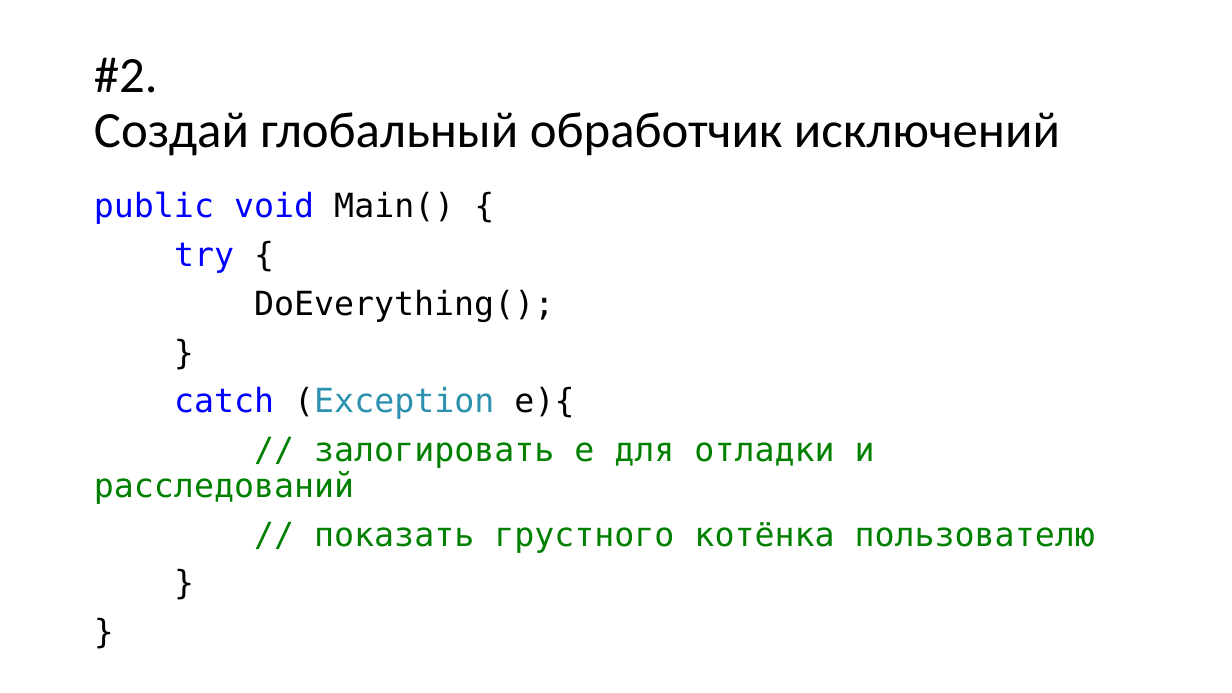
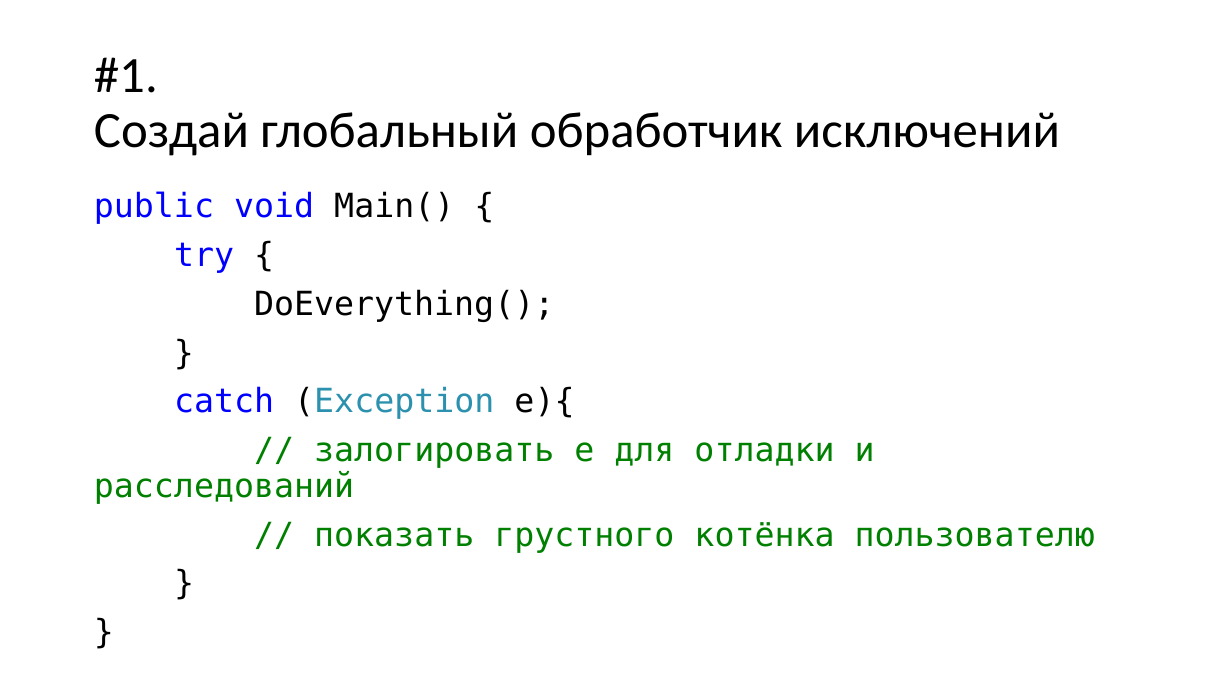
Before and after one commit to kontur-courses/exceptions, a slide deck: slide 2 of exceptions.pptx (slide 3 before the commit). Drawn at 1232x693 pixels with LibreOffice and Linux fonts; fonts in the diff are those of the drawing. Boxes give left, top, right and bottom in pixels: in the first picture for what was removed or moved away, otherwise in the second. Text is boxed around its words. In the diff, an @@ line names an element or a change of style, - is before the commit and + after.

```diff
--- a/exceptions.pptx
+++ b/exceptions.pptx
@@ title at (x1=94, y1=57, x2=1060, y2=156): text changed @@
-#2.
-Создай глобальный обработчик исключений
+#1.
+Создай глобальный обработчик исключений
```
Also in this commit, not shown: 3 other slides changed, 3 other files.
